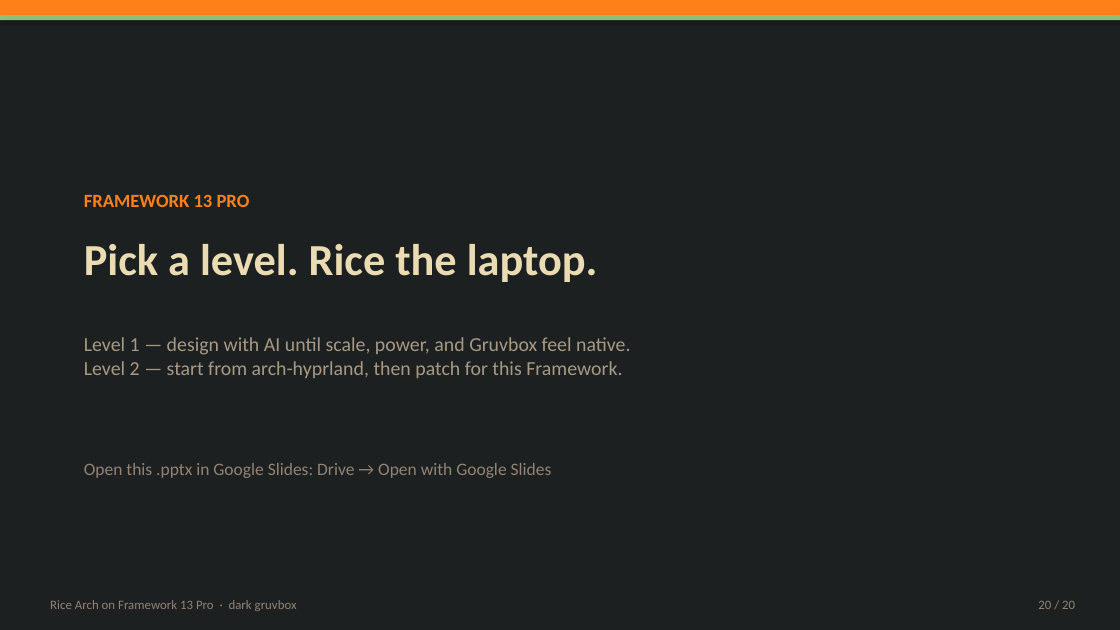
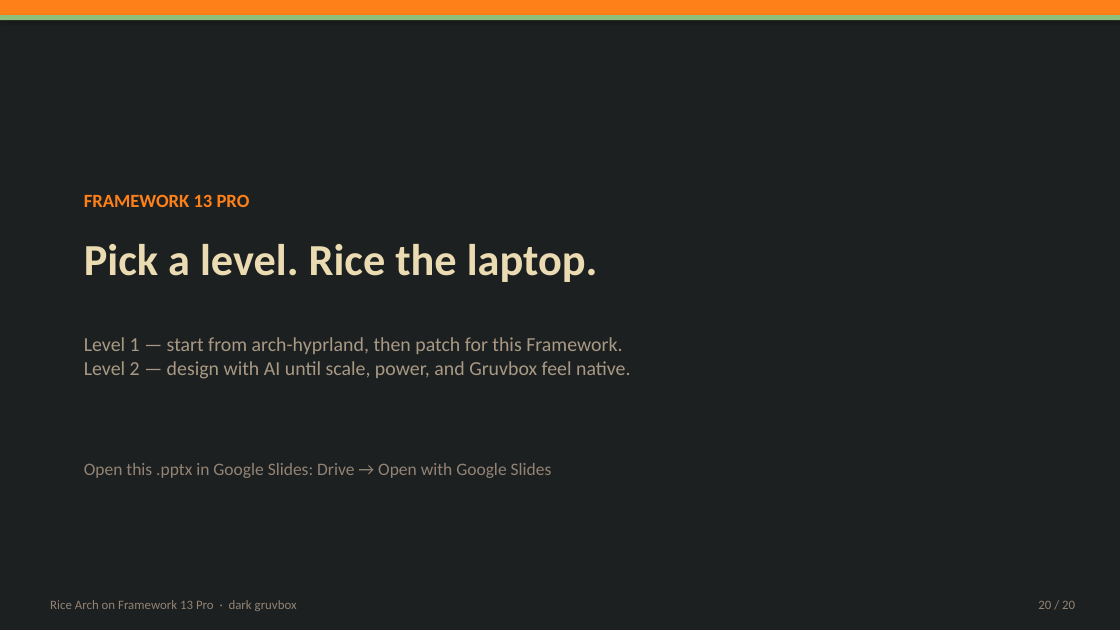
Before and after one commit to WaffleStudioGit/PCPhone, a slide deck: slide 20 of download/How-to-Rice-Arch.pptx. Drawn at 1120x630 pixels with LibreOffice and Linux fonts; fonts in the diff are those of the drawing. Boxes give left, top, right and bottom in pixels: in the first picture for what was removed or moved away, otherwise in the second. Text is boxed around its words. In the diff, an @@ line names an element or a change of style, - is before the commit and + after.

```diff
--- a/download/How-to-Rice-Arch.pptx
+++ b/download/How-to-Rice-Arch.pptx
@@ text at bbox=[84, 337, 631, 379]: text changed @@
-Level 1 — design with AI until scale, power, and Gruvbox feel native.
-Level 2 — start from arch-hyprland, then patch for this Framework.
+Level 1 — start from arch-hyprland, then patch for this Framework.
+Level 2 — design with AI until scale, power, and Gruvbox feel native.
```
Also in this commit, not shown: 15 other slides changed, 3 other files.
